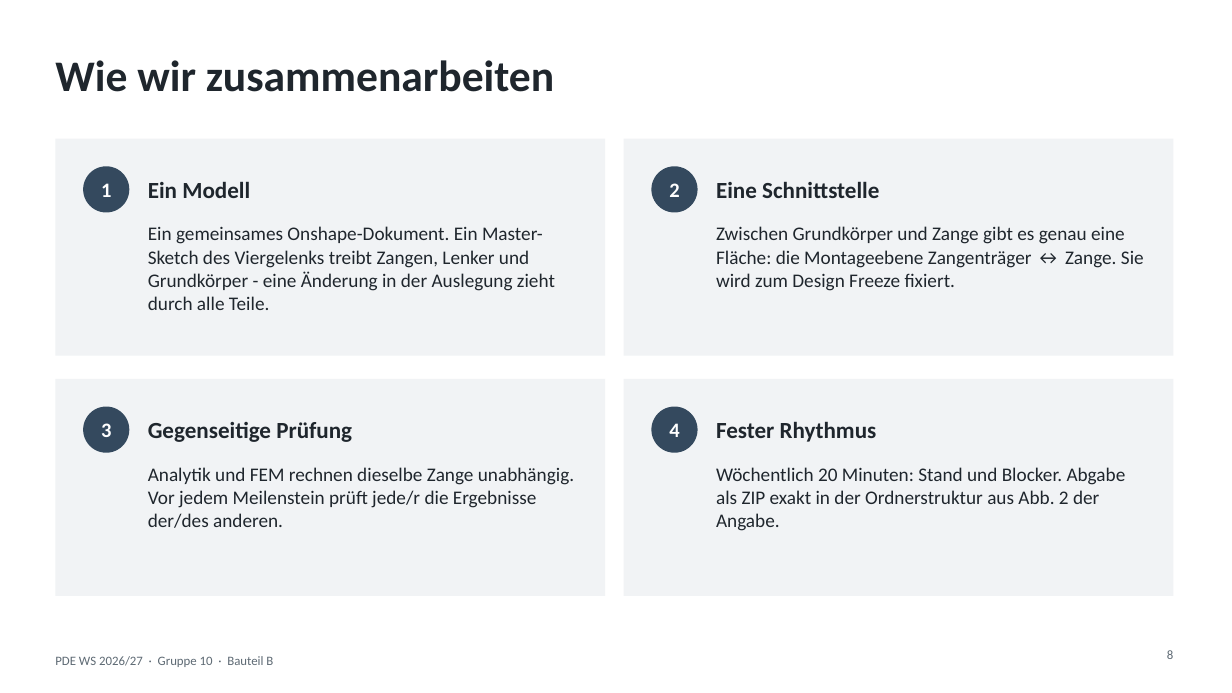
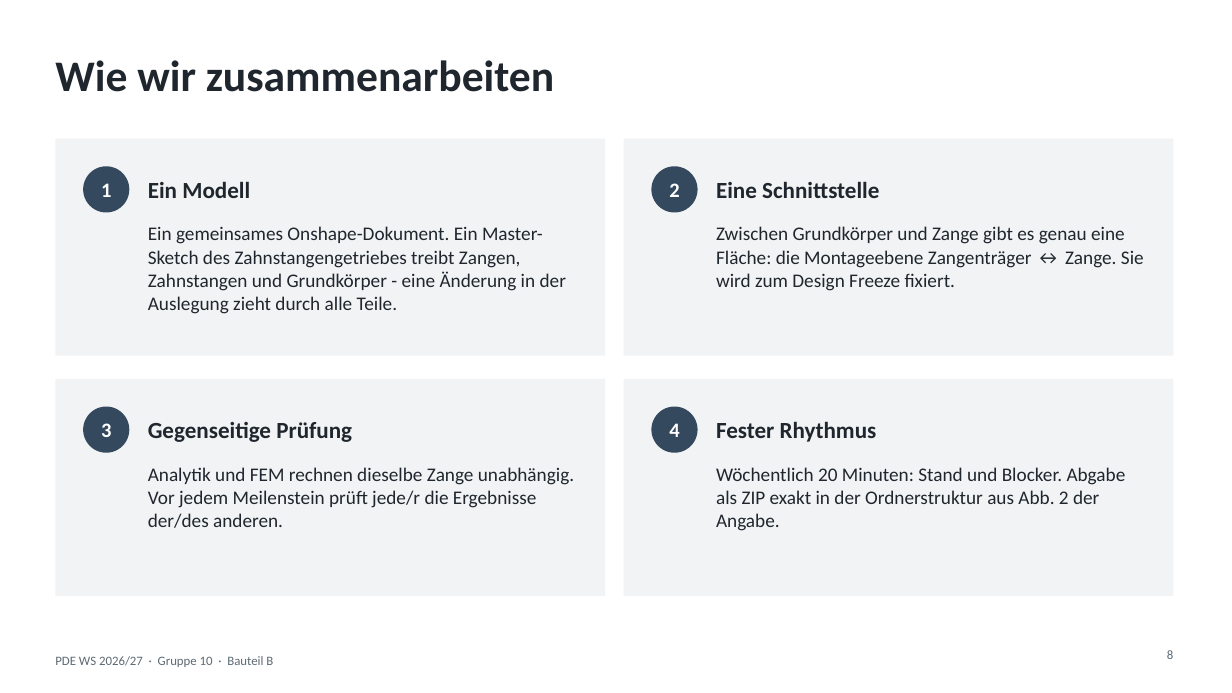
Before and after one commit to eliasbitsch/PDE-Robot-Gripper, a slide deck: slide 8 of shared/slides/2026-10-20_Projektplan_Gruppe10.pptx. Drawn at 1232x693 pixels with LibreOffice and Linux fonts; fonts in the diff are those of the drawing. Boxes give left, top, right and bottom in pixels: in the first picture for what was removed or moved away, otherwise in the second. Text is boxed around its words. In the diff, an @@ line names an element or a change of style, - is before the commit and + after.

Commit message:
Add interim status slides, gripper concept sketch and grip force estimation

```diff
--- a/shared/slides/2026-10-20_Projektplan_Gruppe10.pptx
+++ b/shared/slides/2026-10-20_Projektplan_Gruppe10.pptx
@@ text at [148,226,566,314]: text changed @@
-Ein gemeinsames Onshape-Dokument. Ein Master-Sketch des Viergelenks treibt Zangen, Lenker und Grundkörper - eine Änderung in der Auslegung zieht durch alle Teile.
+Ein gemeinsames Onshape-Dokument. Ein Master-Sketch des Zahnstangengetriebes treibt Zangen, Zahnstangen und Grundkörper - eine Änderung in der Auslegung zieht durch alle Teile.
```
Also in this commit, not shown: 1 other slide changed, 20 other files.
